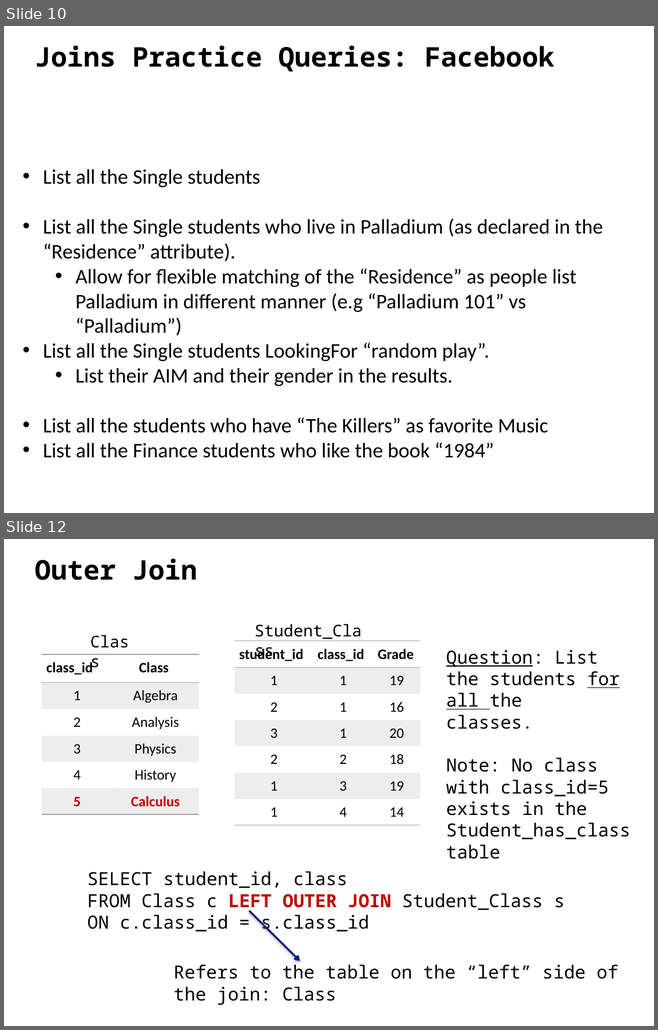
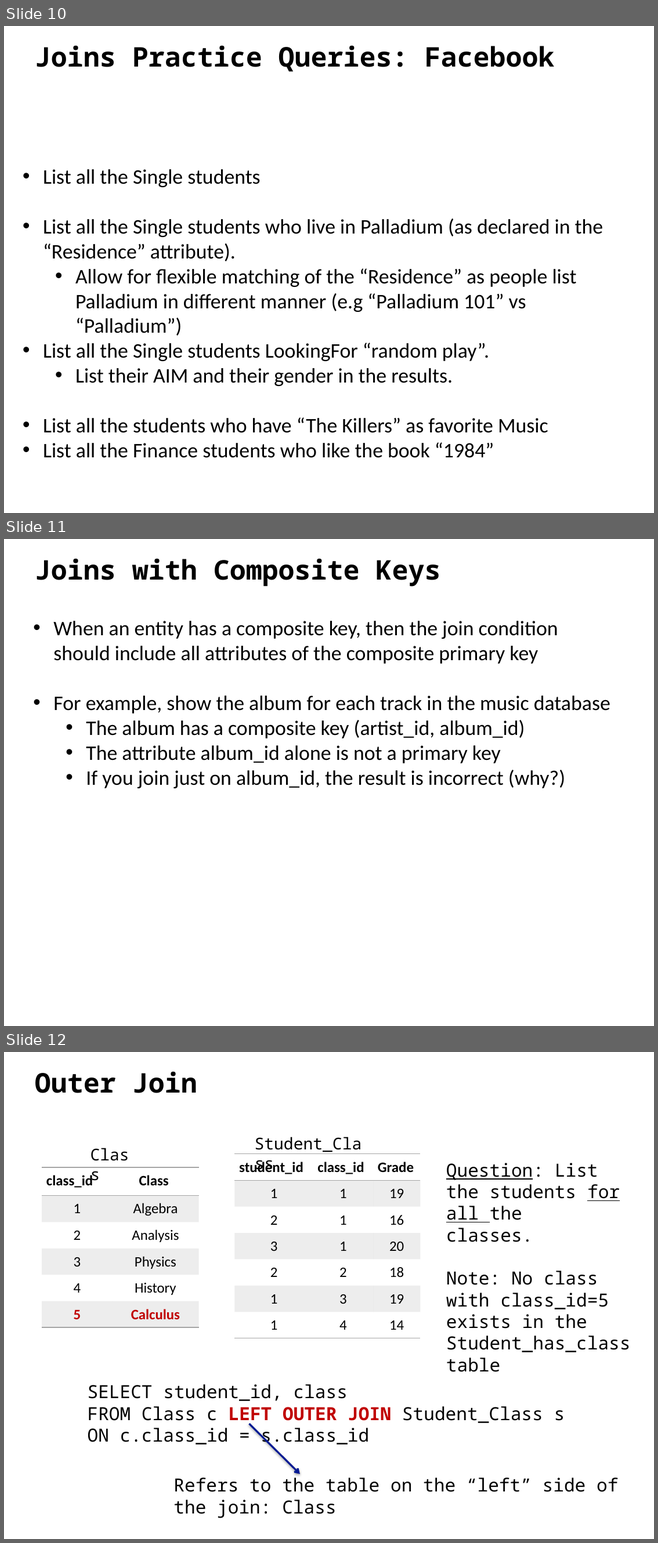
Before and after one commit to ipeirotis/introduction-to-databases, a slide deck: session4/C-SQL_Joins.pptx. Shown one above the other, each under a label of ours: slides 10 and 12 before the commit, slides 10, 11 and 12 after it; the slides between them are not shown. The pictures are 658x1030 and 658x1543 pixels, drawn with LibreOffice and Linux fonts; fonts in the diff are those of the drawing. Boxes give left, top, right and bottom in pixels: in the first picture for what was removed or moved away, otherwise in the second. Text is boxed around its words. In the diff, an @@ line names an element or a change of style, - is before the commit and + after.

```diff
--- a/session4/C-SQL_Joins.pptx
+++ b/session4/C-SQL_Joins.pptx
@@ slide 11 added at bbox=[4, 539, 654, 1026], background #FFFFFF @@
@@ text added at bbox=[35, 558, 441, 587], 30 pt, text #000000, bold @@
+Joins with Composite Keys
@@ text added at bbox=[53, 621, 610, 788], 23 pt, text #000000 @@
+• When an entity has a composite key, then the join condition should include all attributes of the composite primary key
+• For example, show the album for each track in the music database
+  • The album has a composite key (artist_id, album_id)
+  • The attribute album_id alone is not a primary key
+  • If you join just on album_id, the result is incorrect (why?)
```
Also in this commit, not shown: 2 slides changed.
